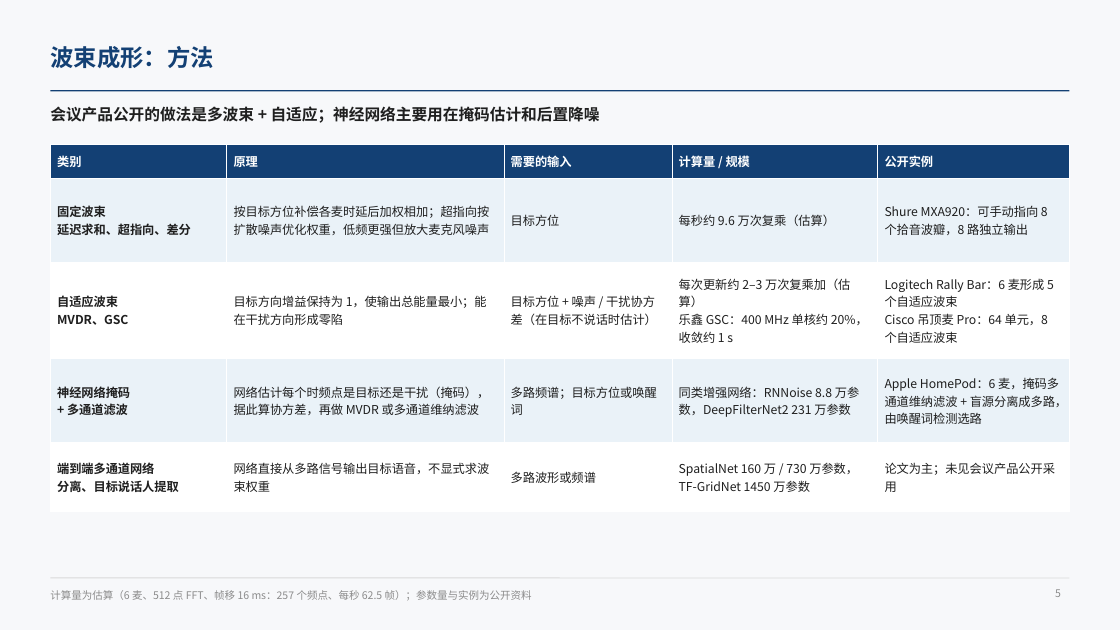
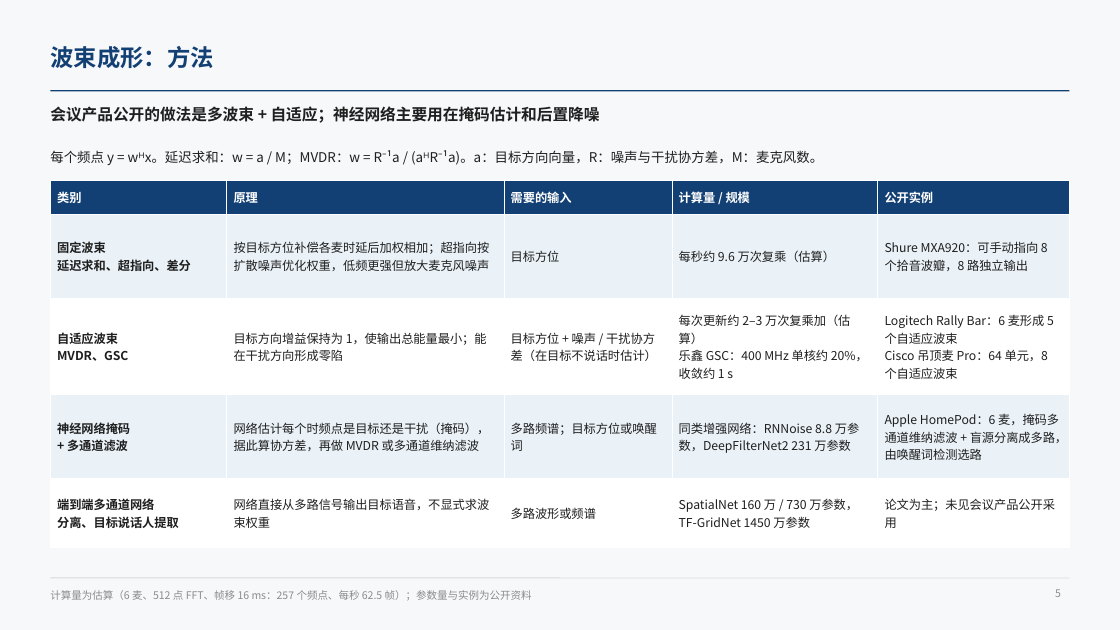
Before and after one commit to ZeroFoxxi/ssl-scene1, a slide deck: slide 5 of 01_场景一_摄像头声源定位/技术总结/声源定位与波束成形技术总结.pptx. Drawn at 1120x630 pixels with LibreOffice and Linux fonts; fonts in the diff are those of the drawing. Boxes give left, top, right and bottom in pixels: in the first picture for what was removed or moved away, otherwise in the second. Text is boxed around its words. In the diff, an @@ line names an element or a change of style, - is before the commit and + after.

```diff
--- a/01_场景一_摄像头声源定位/技术总结/声源定位与波束成形技术总结.pptx
+++ b/01_场景一_摄像头声源定位/技术总结/声源定位与波束成形技术总结.pptx
@@ text added at (50,150,823,165), 11.5 pt, text #1F1F1F @@
+每个频点 y = wᴴx。延迟求和：w = a / M；MVDR：w = R⁻¹a / (aᴴR⁻¹a)。a：目标方向向量，R：噪声与干扰协方差，M：麦克风数。
@@ table: place and size @@
-table at (50,145,1070,496)
+table at (50,181,1070,532)
```
Also in this commit, not shown: 5 other slides changed, 3 slides removed, 3 other files.
